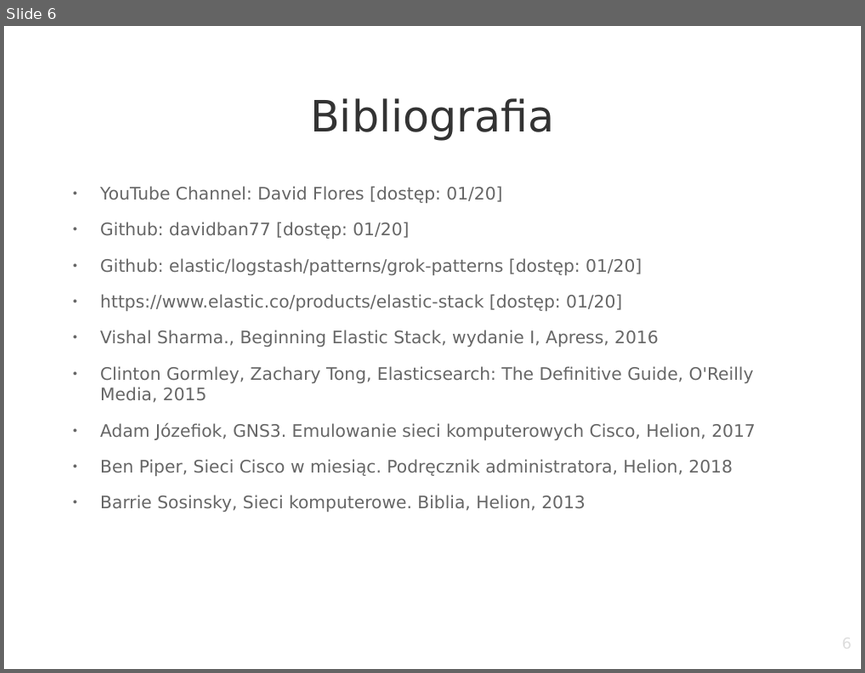
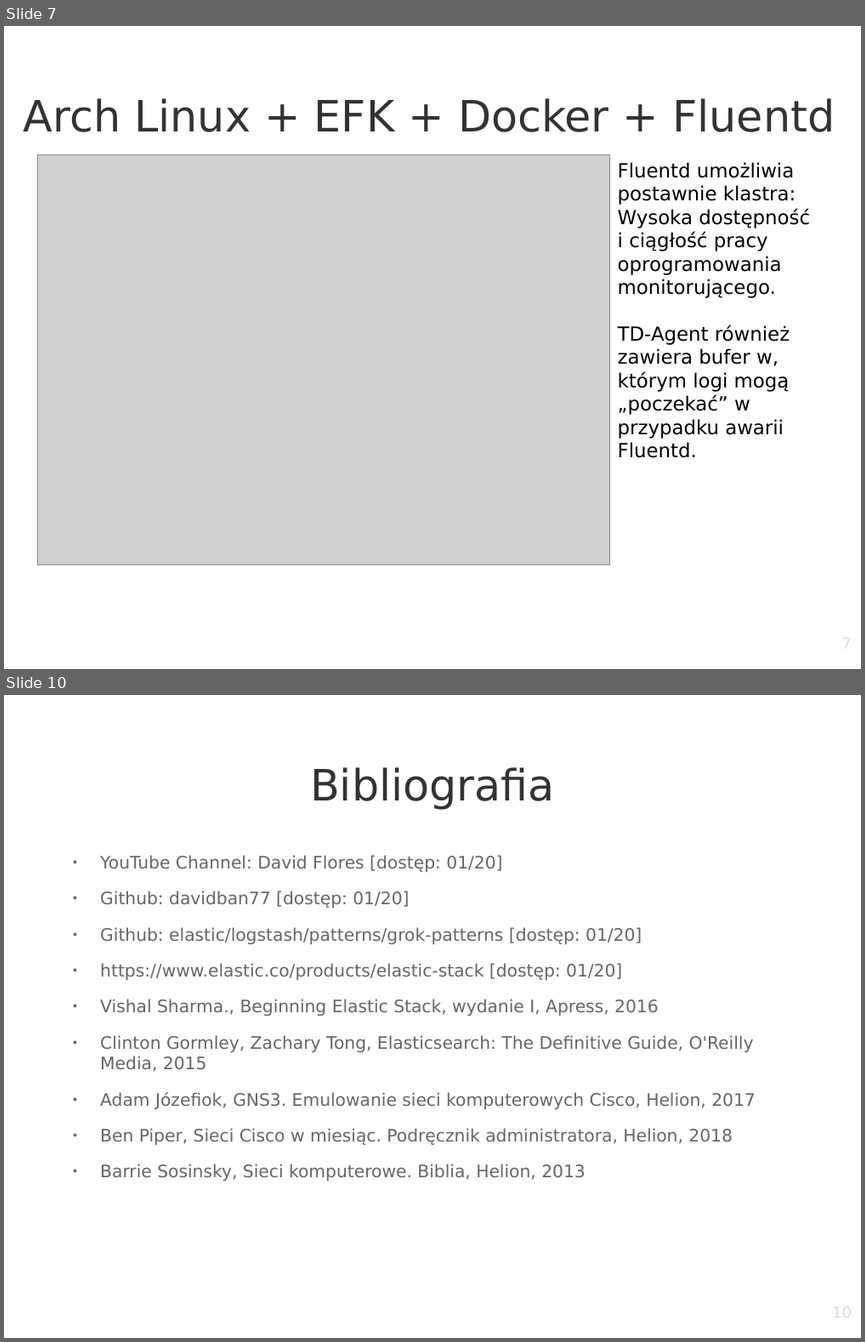
Before and after one commit to szymow/ELK, a slide deck: praca-magisterska.odp. Shown one above the other, each under a label of ours: slide 6 before the commit, slides 7 and 10 after it; the slides between them are not shown. The pictures are 865x673 and 865x1342 pixels, drawn with LibreOffice and Linux fonts; fonts in the diff are those of the drawing; grey boxes stand for pictures; background and template pictures are left out. Boxes give left, top, right and bottom in pixels: in the first picture for what was removed or moved away, otherwise in the second. Text is boxed around its words. In the diff, an @@ line names an element or a change of style, - is before the commit and + after.

```diff
--- a/praca-magisterska.odp
+++ b/praca-magisterska.odp
@@ slide 7 added at [4, 26, 861, 669], background picture (left out) @@
@@ title added at [24, 98, 834, 132], 40 pt, text #333333 @@
+Arch Linux + EFK + Docker + Fluentd
@@ picture added at [38, 154, 610, 565] @@
@@ text added at [618, 162, 810, 458], 18 pt, text #000000 @@
+Fluentd umożliwia postawnie klastra: Wysoka dostępność i ciągłość pracy oprogramowania monitorującego.
+TD-Agent również zawiera bufer w, którym logi mogą „poczekać” w przypadku awarii Fluentd.
@@ page number added at [653, 634, 852, 669], 14 pt, text #DDDDDD @@
+7
@@ what was slide 6 is now slide 10 @@
@@ page number at [653, 1303, 852, 1338]: text changed @@
-6
+10
```
Also in this commit, not shown: 3 other slides added.
